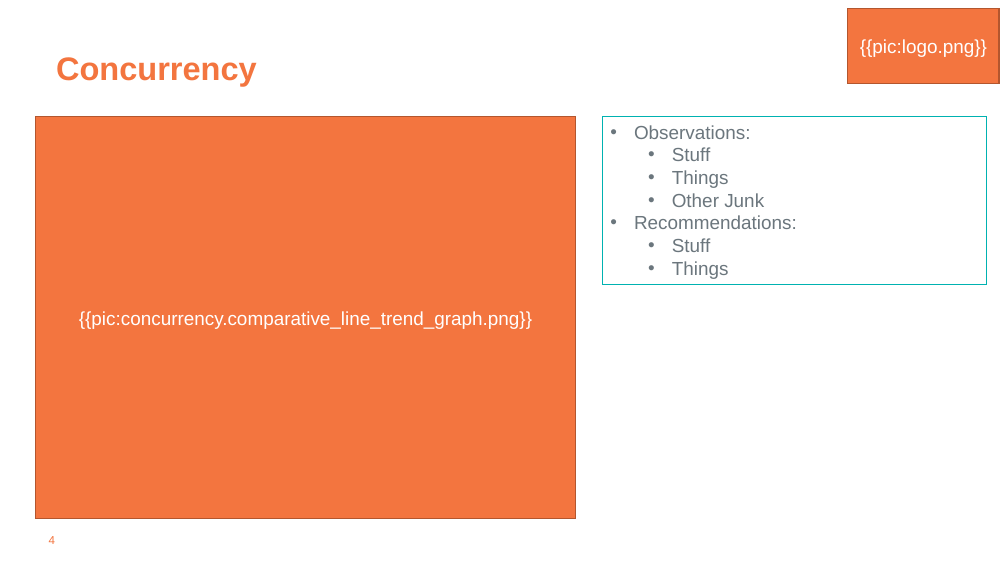
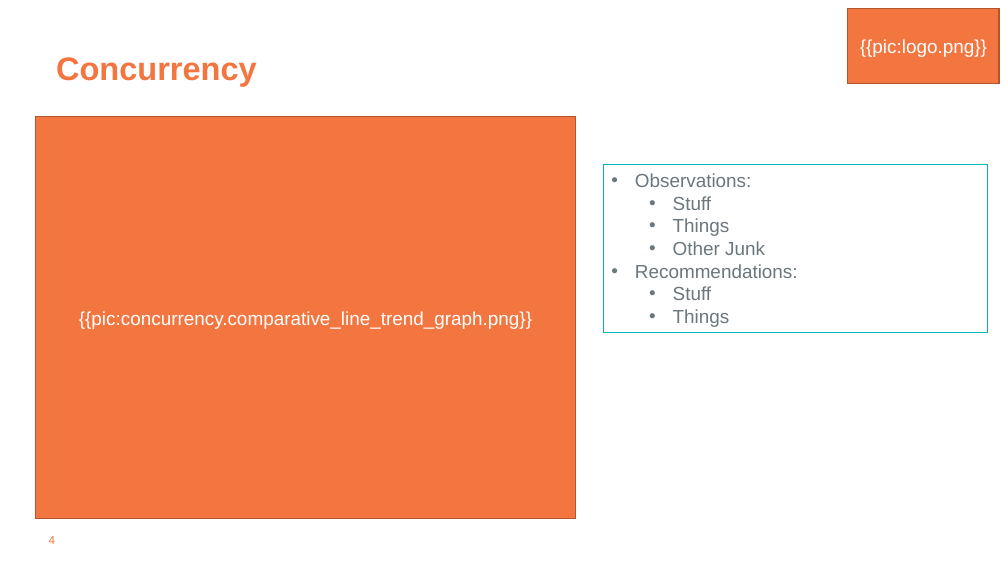
Before and after one commit to tdcoa/sql, a slide deck: slide 4 of filesets/success_plan/success_plan.pptx. Drawn at 1008x567 pixels with LibreOffice and Linux fonts; fonts in the diff are those of the drawing; background and template pictures are left out. Boxes give left, top, right and bottom in pixels: in the first picture for what was removed or moved away, otherwise in the second. Text is boxed around its words. In the diff, an @@ line names an element or a change of style, - is before the commit and + after.

```diff
--- a/filesets/success_plan/success_plan.pptx
+++ b/filesets/success_plan/success_plan.pptx
@@ rectangle "Observations:" moved from (x1=603, y1=116, x2=987, y2=284) to (x1=604, y1=165, x2=988, y2=333) @@
```
Also in this commit, not shown: 2 other slides changed, 1 other file.
